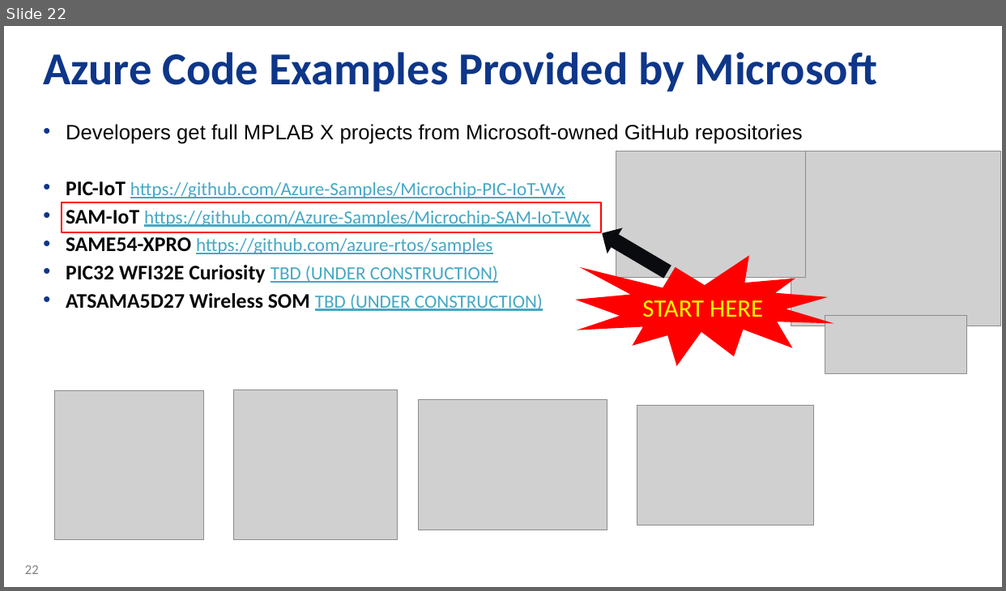
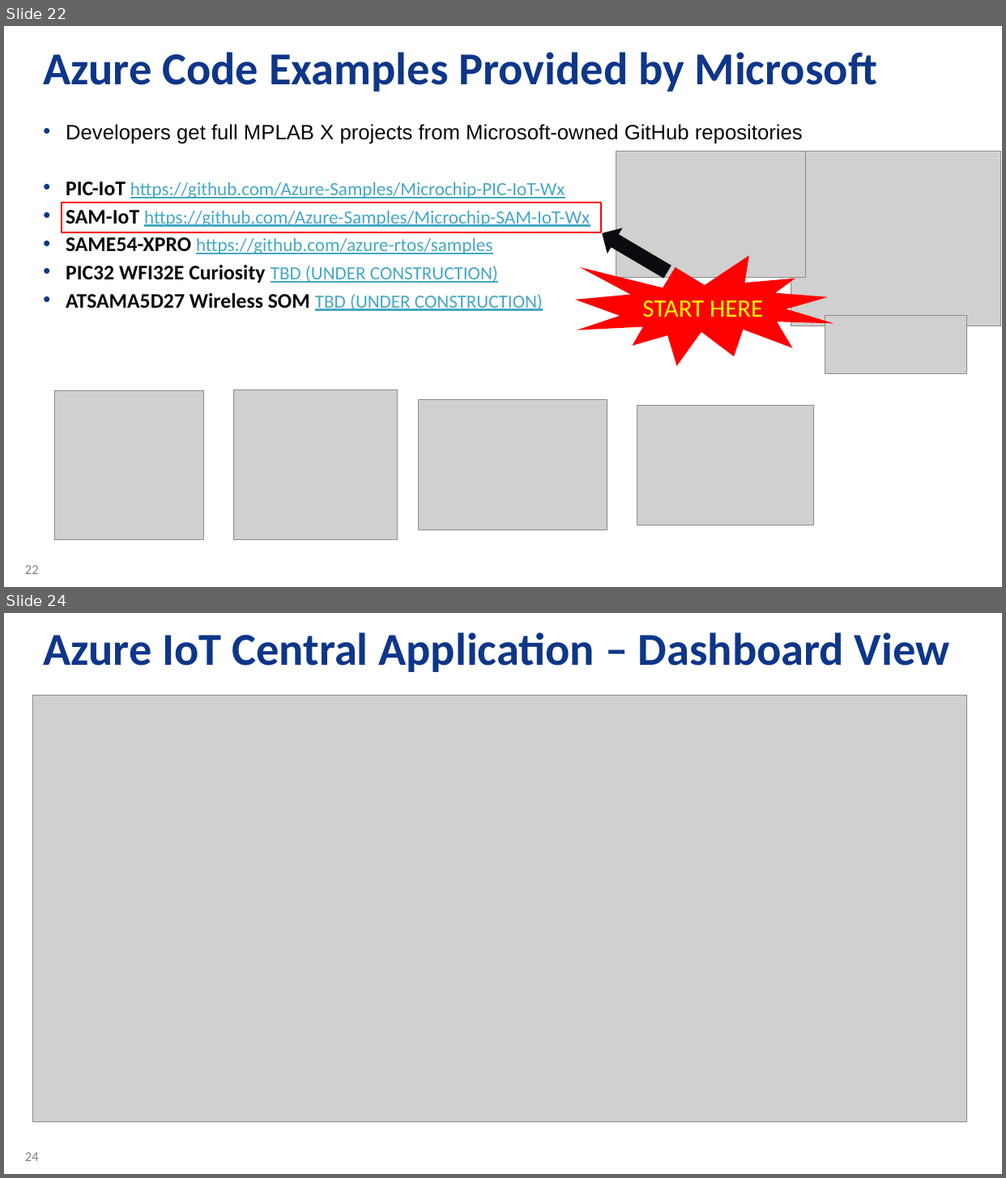
Before and after one commit to Azure-Samples/Microchip-SAM-IoT-Wx, a slide deck: AO-Smith-MSFT-MCHP-r6.pptx. Shown one above the other, each under a label of ours: slide 22 before the commit, slides 22 and 24 after it; the slides between them are not shown. The pictures are 1006x591 and 1006x1178 pixels, drawn with LibreOffice and Linux fonts; fonts in the diff are those of the drawing; grey boxes stand for pictures; background and template pictures are left out. Boxes give left, top, right and bottom in pixels: in the first picture for what was removed or moved away, otherwise in the second. Text is boxed around its words. In the diff, an @@ line names an element or a change of style, - is before the commit and + after.

```diff
--- a/AO-Smith-MSFT-MCHP-r6.pptx
+++ b/AO-Smith-MSFT-MCHP-r6.pptx
@@ slide 24 added at bbox=[4, 613, 1002, 1174], background #FFFFFF; not listed: 1 template element that a slide beside it also shows @@
@@ title added at bbox=[43, 632, 949, 672], 44 pt, text #0E3689, bold @@
+Azure IoT Central Application – Dashboard View
@@ picture added at bbox=[33, 696, 967, 1122] @@
```
Also in this commit, not shown: 2 slides changed, 1 other slide added, 14 other files.
